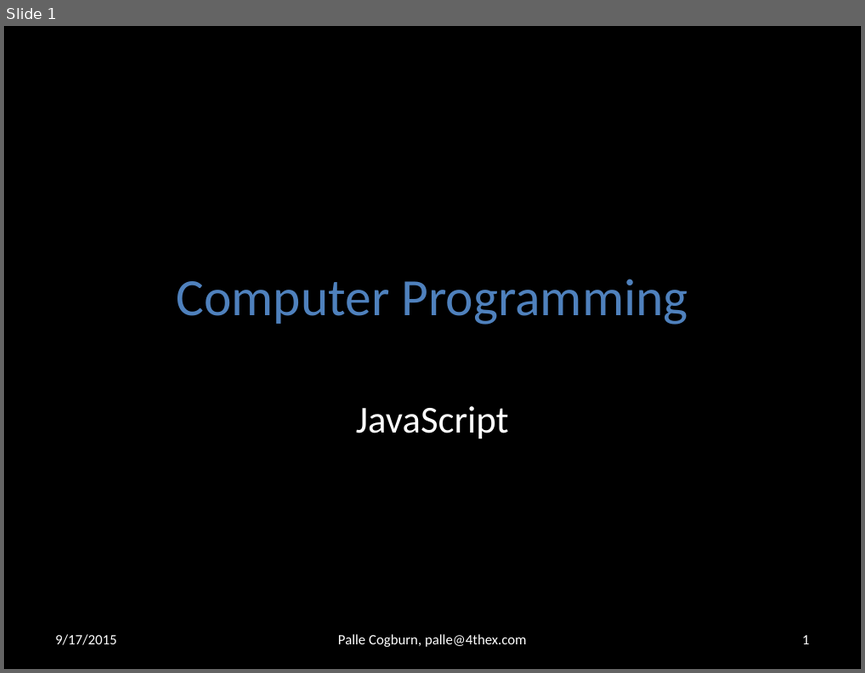
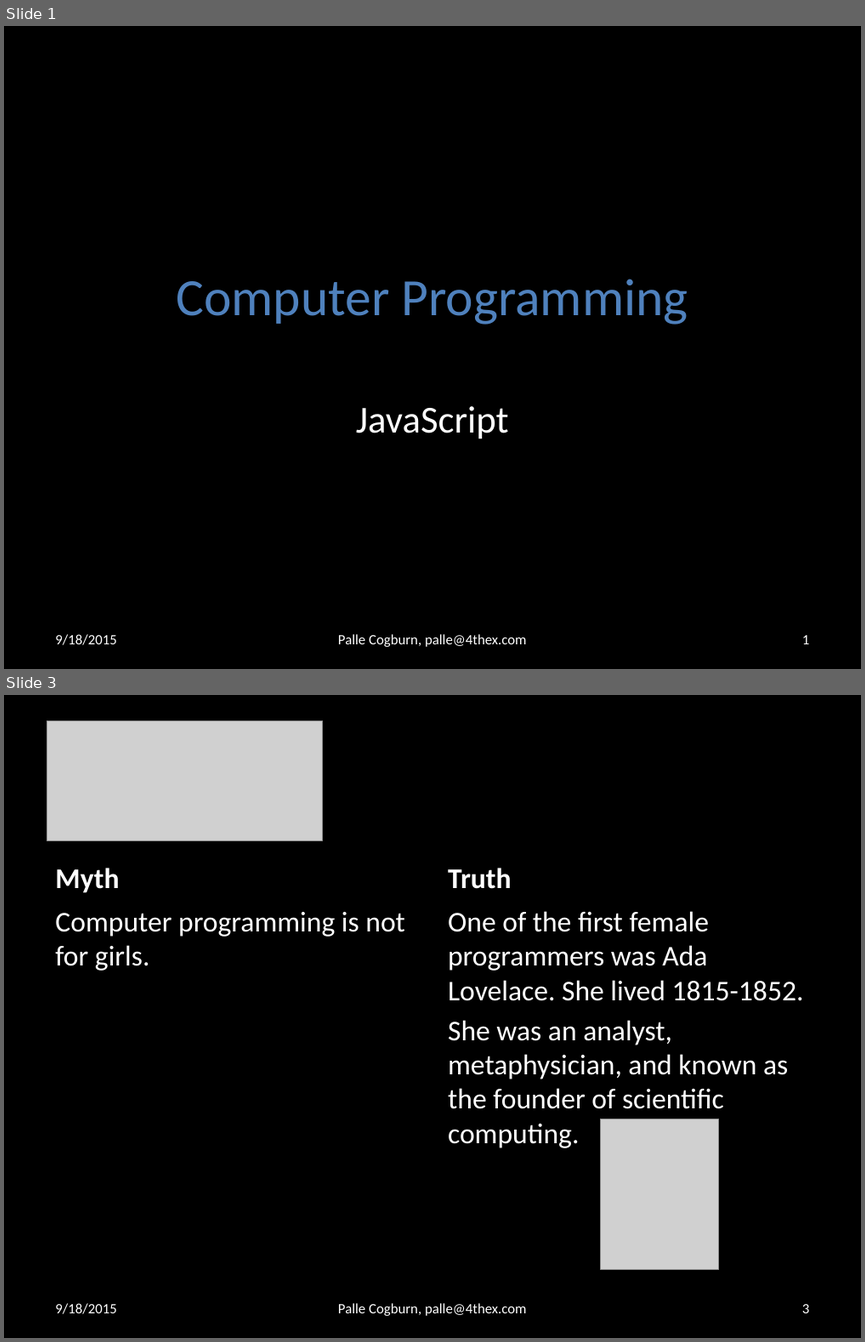
Before and after one commit to 4thex/JSRobot, a slide deck: doc/Computer Programming 1.pptx. Shown one above the other, each under a label of ours: slide 1 before the commit, slides 1 and 3 after it; the slides between them are not shown. The pictures are 865x673 and 865x1342 pixels, drawn with LibreOffice and Linux fonts; fonts in the diff are those of the drawing; grey boxes stand for pictures; background and template pictures are left out. Boxes give left, top, right and bottom in pixels: in the first picture for what was removed or moved away, otherwise in the second. Text is boxed around its words. In the diff, an @@ line names an element or a change of style, - is before the commit and + after.

```diff
--- a/doc/Computer Programming 1.pptx
+++ b/doc/Computer Programming 1.pptx
@@ slide 3 added at (x1=4, y1=695, x2=861, y2=1338), background #000000 @@
@@ picture added at (x1=46, y1=721, x2=323, y2=840) @@
@@ text added at (x1=55, y1=868, x2=119, y2=893), 24 pt, text #FFFFFF, bold @@
+Myth
@@ text added at (x1=448, y1=868, x2=511, y2=889), 24 pt, text #FFFFFF, bold @@
+Truth
@@ text added at (x1=55, y1=912, x2=405, y2=970), 24 pt, text #FFFFFF @@
+Computer programming is not for girls.
@@ text added at (x1=448, y1=911, x2=804, y2=1148), 24 pt, text #FFFFFF @@
+One of the first female programmers was Ada Lovelace. She lived 1815-1852.
+She was an analyst, metaphysician, and known as the founder of scientific computing.
@@ picture added at (x1=601, y1=1119, x2=719, y2=1269) @@
@@ text added at (x1=55, y1=1303, x2=116, y2=1314), 12 pt, text #FFFFFF @@
+9/18/2015
@@ text added at (x1=338, y1=1303, x2=527, y2=1315), 12 pt, text #FFFFFF @@
+Palle Cogburn, palle@4thex.com
@@ page number added at (x1=802, y1=1304, x2=809, y2=1313), 12 pt, text #FFFFFF @@
+3
@@ slide 1 changed as well @@
@@ text at (x1=55, y1=634, x2=116, y2=645): text changed @@
-9/17/2015
+9/18/2015
```
Also in this commit, not shown: 17 other slides changed, 2 other slides added.
